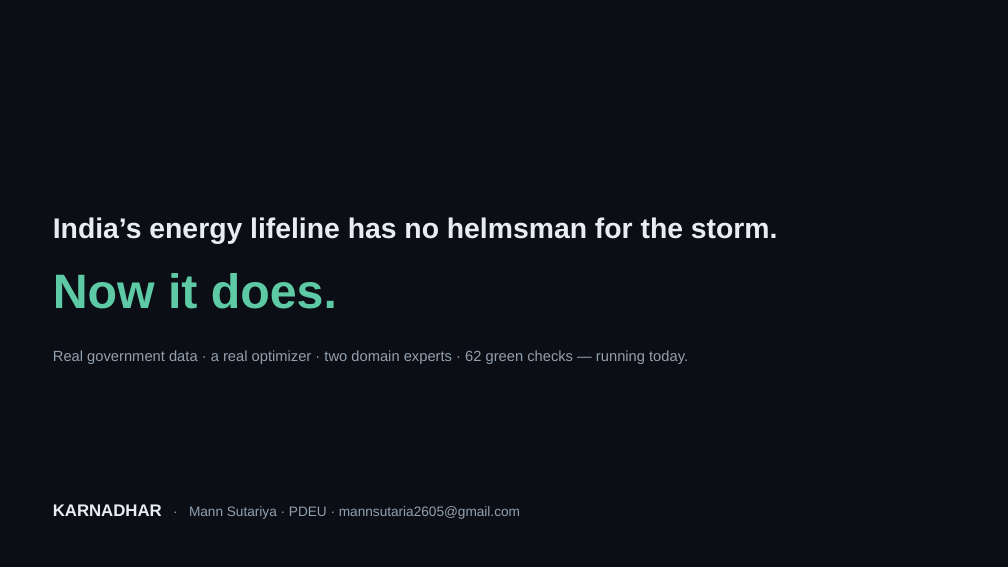
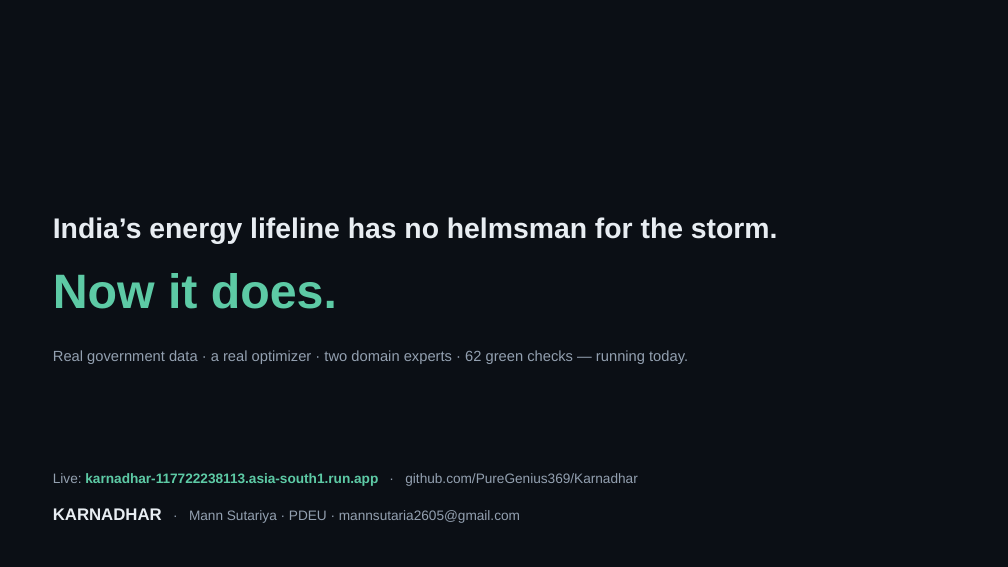
Before and after one commit to PureGenius369/Karnadhar, a slide deck: slide 13 of deliverables/KARNADHAR_Deck.pptx. Drawn at 1008x567 pixels with LibreOffice and Linux fonts; fonts in the diff are those of the drawing; background and template pictures are left out. Boxes give left, top, right and bottom in pixels: in the first picture for what was removed or moved away, otherwise in the second. Text is boxed around its words. In the diff, an @@ line names an element or a change of style, - is before the commit and + after.

Commit message:
Add the live Cloud Run URL to the README top and the deck closing slide
Deployed and verified: https://karnadhar-117722238113.asia-south1.run.app
(logo, 5 scenarios, deep-dive, real data all serving correctly).

```diff
--- a/deliverables/KARNADHAR_Deck.pptx
+++ b/deliverables/KARNADHAR_Deck.pptx
@@ text added at bbox=[53, 473, 637, 486], 13 pt, text #5DCAA5, bold @@
+Live: karnadhar-117722238113.asia-south1.run.app · github.com/PureGenius369/Karnadhar
@@ text "KARNADHAR · Mann Sutariya · ...": place and size @@
-text "KARNADHAR · Mann Sutariya · ..." at bbox=[53, 504, 520, 519]
+text "KARNADHAR · Mann Sutariya · ..." at bbox=[53, 508, 520, 523]
```
Also in this commit, not shown: 4 other files.
